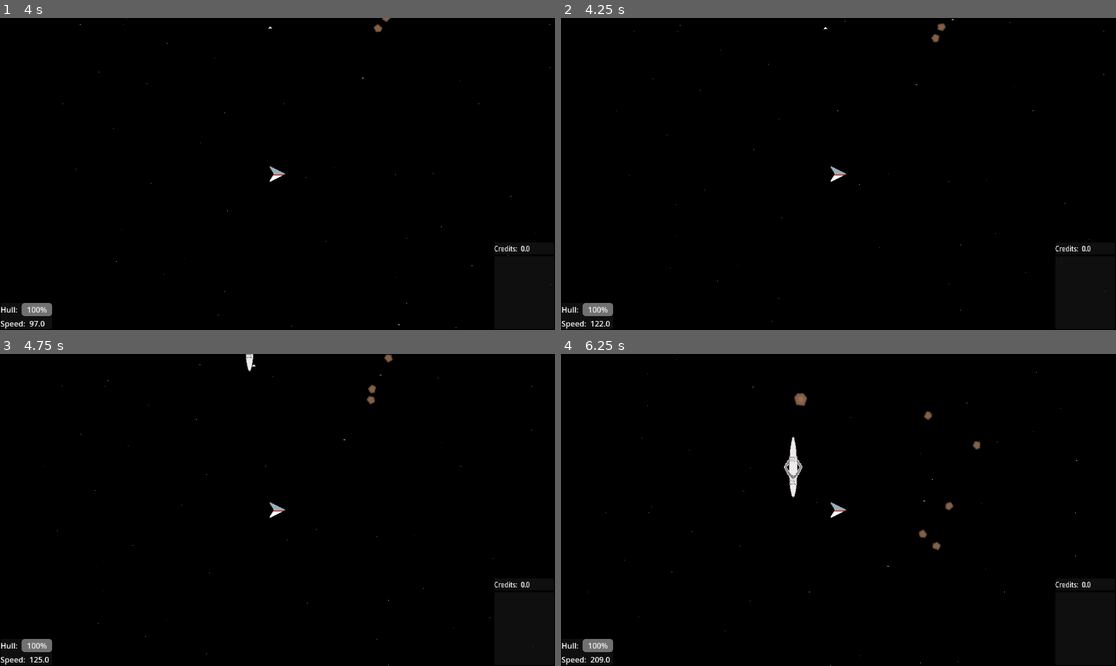
Above: before the commit, frames 1-4 (two rows, left to right).
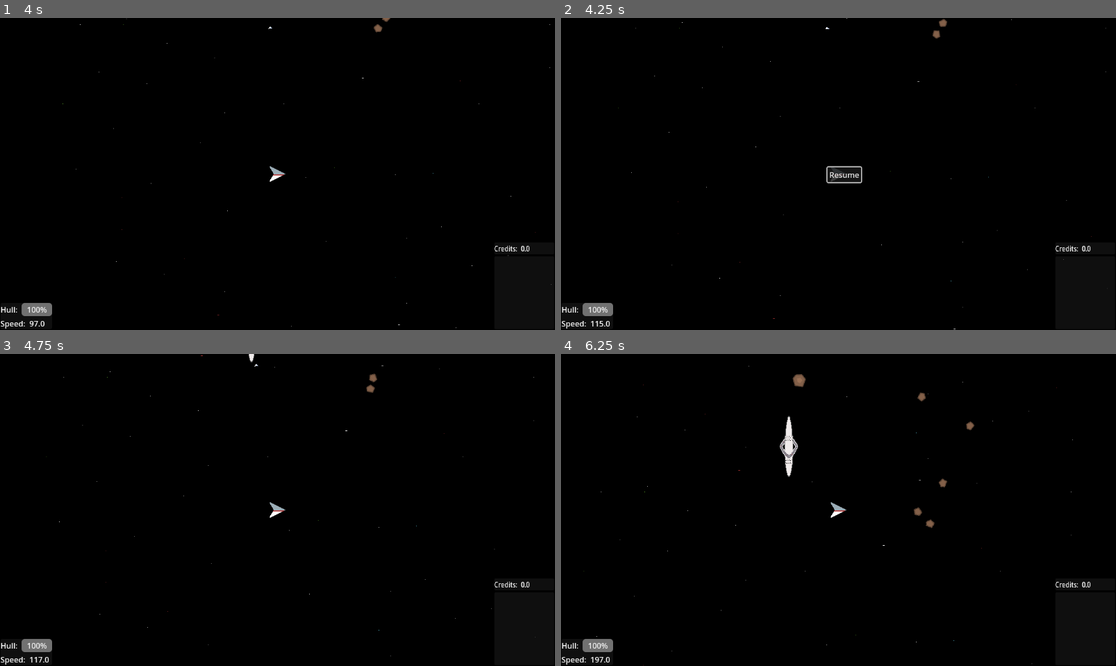
Above: after the commit, the same moments.

Repository: BenjaminRogers/Drone-Tender
Game: Godot game, scene res://Levels/world_1.tscn
Same seed, same stepped clock (60 frames per second), same inputs: the game is played once before the commit and once after it.
Inputs (mouse positions are in pixels of both pictures, inside the frame that each line leads up to):
- Up to frame 1 (4 s): hold E (lateral_right) 0.53-1.28 s; hold X (Stop) 0.53-1.28 s; hold S (backwards) 1.28-2.03 s; tap Space (shoot) at 1.35, 2.85 s; hold E (lateral_right) 2.03-2.78 s; hold X (Stop) 2.03-2.78 s; hold W (forward) 2.78-3.53 s; hold Q (lateral_left) from 3.53 s (still down); hold X (Stop) from 3.53 s (still down)
- Up to frame 2 (4.25 s): keep holding Q (lateral_left); keep holding X (Stop); tap Escape (pause, bound only after the commit) at 4.15 s
- Up to frame 3 (4.75 s): release Q (lateral_left) at 4.25 s; release X (Stop) at 4.25 s; click (283, 510) at 4.25 s, where only the run after the commit has a clickable "Resume"
- Up to frame 4 (6.25 s): hold Q (lateral_left) 5.03-5.78 s; tap Space (shoot) at 5.1 s; hold S (backwards) from 5.78 s (still down); hold X (Stop) from 5.78 s (still down)

Frame 1 is identical in both runs. In frame 2, 0.3% of the frame differs, in the area x 6-99%, y 0-100%; in frame 3, 0.2%; in frame 4, 1.0%, in the area x 4-93%, y 1-100%.

Commit message:
Implemented pause button
Also added a few sound effects

Diff:
--- /dev/null
+++ b/spaceminer/Ships/pause_menu.gd
@@ -0,0 +1,13 @@
+extends Control
+
+
+# Called when the node enters the scene tree for the first time.
+func unpause() -> void:
+	get_tree().paused = false
+	hide()
+func paused() -> void:
+	show()
+	%ResumeButton.grab_focus()
+func _input(event: InputEvent) -> void:
+	if event.is_action_pressed("pause"):
+		unpause()
--- a/spaceminer/Ships/ship.gd
+++ b/spaceminer/Ships/ship.gd
@@ -18,23 +18,27 @@
 var collision_damage: float = .05
 func repair(cost: float) -> void:
 	var repairs_needed = max_health - current_health
-	var total_cost = repairs_needed * cost
+	var total_cost = snappedf(repairs_needed * cost, .01)
 	if total_cost < credits:
 		credits -= total_cost
 		FloatingText.display_text(str("Repair cost: ", total_cost), global_position, "RED")
 		current_health = max_health
 		update_credits()
 		%HealthBar.value = current_health
+	elif credits < cost:
+		FloatingText.display_text(str("Insufficient funds!"), global_position, "RED")
 	else:
 		var partial_repair = snappedf((credits / cost), .01)
 		var leftover_credits = snappedf((fmod(credits, cost)), .01)
-		FloatingText.display_text(str("Repair cost: ", credits - leftover_credits), global_position, "RED")
+		var repair_cost = snappedf((credits - leftover_credits), .01)
+		FloatingText.display_text(str("Repair cost: ", repair_cost), global_position, "RED")
 		current_health += partial_repair
 		credits = snappedf(leftover_credits, .01)
 		update_credits()
 		%HealthBar.value = current_health
 func take_collision_damage() -> void:
 	if actual_speed > collision_leeway:
+		%CollisionSound.play()
 		var collision_speed = actual_speed - collision_leeway
 		FloatingText.display_text((collision_speed * collision_damage), global_position, "RED")
 		current_health -= collision_speed * collision_damage
@@ -57,12 +61,14 @@
 		resource_node.queue_free()
 		FloatingText.display_text(str(resource_node.resource_type, " ", resource_node.amount), global_position)
 		%InventoryUI.update_ui(inventory)
+		%ResourceCollectionSound.play()
 	elif not inventory.has(resource_node.resource_type):
 		inventory.set(resource_node.resource_type, additional_value)
 		current_weight += resource_node.amount
 		resource_node.queue_free()
+		FloatingText.display_text(str(resource_node.resource_type, " ", resource_node.amount), global_position)
 		%InventoryUI.update_ui(inventory)
-		FloatingText.display_text(str(resource_node.resource_type, " ", resource_node.amount), global_position)
+		%ResourceCollectionSound.play()
 func fire_projectile(projectile: Resource) -> void:
 	var projectile_instance = projectile.instantiate()
 	%AimOrigin.add_child(projectile_instance)
@@ -92,6 +98,9 @@
 	%Spedometer.text = str(actual_speed)
 	#
 	move_and_slide()
+func pause() -> void:
+	get_tree().paused = true
+	%PauseMenu.paused()
 func _ready() -> void:
 	%HealthBar.value = current_health
 	%HealthBar.max_value = max_health
@@ -101,3 +110,5 @@
 			fire_projectile(projectile_scene)
 	if event.is_action_pressed("debug"):
 		print(inventory)#FloatingText.display_text("Inventory full!", global_position)
+	if event.is_action_pressed("pause"):
+		pause()
--- a/spaceminer/Ships/ship_1.tscn
+++ b/spaceminer/Ships/ship_1.tscn
@@ -1,10 +1,13 @@
-[gd_scene load_steps=7 format=3 uid="uid://bel4yswwdqdmk"]
+[gd_scene load_steps=10 format=3 uid="uid://bel4yswwdqdmk"]
 
 [ext_resource type="Script" uid="uid://dlnbf0u4v7t0w" path="res://Ships/ship.gd" id="1_386x3"]
 [ext_resource type="Texture2D" uid="uid://c2sf77v7jdvqj" path="res://Ships/Sprites/Ship1Sprite.png" id="2_3j2h8"]
 [ext_resource type="Script" uid="uid://dubknthuk1s2s" path="res://Ships/inventory_ui.gd" id="3_oqpsa"]
+[ext_resource type="Script" uid="uid://bxfrei3wy4pyx" path="res://Ships/pause_menu.gd" id="4_cbbn5"]
 [ext_resource type="AudioStream" uid="uid://cfk0lcsn4r3l2" path="res://Ships/Sounds/laserShoot.wav" id="4_jdu3k"]
 [ext_resource type="AudioStream" uid="uid://bkvnvc1aey552" path="res://Ships/Sounds/laserConnect.wav" id="4_p2guy"]
+[ext_resource type="AudioStream" uid="uid://8754tfwdt2db" path="res://Ships/Sounds/Collision.wav" id="7_lm01v"]
+[ext_resource type="AudioStream" uid="uid://mjs8lbkgghsx" path="res://Ships/Sounds/pickupResource.wav" id="8_fhuo7"]
 
 [sub_resource type="CircleShape2D" id="CircleShape2D_3j2h8"]
 
@@ -109,6 +112,35 @@
 layout_mode = 2
 text = "0.0"
 
+[node name="PauseMenu" type="Control" parent="HUDLayer"]
+unique_name_in_owner = true
+process_mode = 3
+visible = false
+layout_mode = 3
+anchors_preset = 0
+offset_left = 553.0
+offset_top = 306.0
+offset_right = 593.0
+offset_bottom = 346.0
+script = ExtResource("4_cbbn5")
+
+[node name="PanelContainer" type="PanelContainer" parent="HUDLayer/PauseMenu"]
+layout_mode = 0
+offset_right = 40.0
+offset_bottom = 40.0
+
+[node name="MarginContainer" type="MarginContainer" parent="HUDLayer/PauseMenu/PanelContainer"]
+layout_mode = 2
+
+[node name="VBoxContainer" type="VBoxContainer" parent="HUDLayer/PauseMenu/PanelContainer/MarginContainer"]
+layout_mode = 2
+alignment = 1
+
+[node name="ResumeButton" type="Button" parent="HUDLayer/PauseMenu/PanelContainer/MarginContainer/VBoxContainer"]
+unique_name_in_owner = true
+layout_mode = 2
+text = "Resume"
+
 [node name="FiredSound" type="AudioStreamPlayer2D" parent="."]
 unique_name_in_owner = true
 stream = ExtResource("4_jdu3k")
@@ -117,4 +149,13 @@
 unique_name_in_owner = true
 stream = ExtResource("4_p2guy")
 
+[node name="CollisionSound" type="AudioStreamPlayer2D" parent="."]
+unique_name_in_owner = true
+stream = ExtResource("7_lm01v")
+
+[node name="ResourceCollectionSound" type="AudioStreamPlayer2D" parent="."]
+unique_name_in_owner = true
+stream = ExtResource("8_fhuo7")
+
 [connection signal="body_entered" from="CollectionArea" to="." method="add_to_inventory"]
+[connection signal="pressed" from="HUDLayer/PauseMenu/PanelContainer/MarginContainer/VBoxContainer/ResumeButton" to="HUDLayer/PauseMenu" method="unpause"]
--- a/spaceminer/project.godot
+++ b/spaceminer/project.godot
@@ -22,6 +22,14 @@
 
 [input]
 
+ui_accept={
+"deadzone": 0.5,
+"events": [Object(InputEventKey,"resource_local_to_scene":false,"resource_name":"","device":0,"window_id":0,"alt_pressed":false,"shift_pressed":false,"ctrl_pressed":false,"meta_pressed":false,"pressed":false,"keycode":4194309,"physical_keycode":0,"key_label":0,"unicode":0,"location":0,"echo":false,"script":null)
+, Object(InputEventKey,"resource_local_to_scene":false,"resource_name":"","device":0,"window_id":0,"alt_pressed":false,"shift_pressed":false,"ctrl_pressed":false,"meta_pressed":false,"pressed":false,"keycode":4194310,"physical_keycode":0,"key_label":0,"unicode":0,"location":0,"echo":false,"script":null)
+, Object(InputEventKey,"resource_local_to_scene":false,"resource_name":"","device":0,"window_id":0,"alt_pressed":false,"shift_pressed":false,"ctrl_pressed":false,"meta_pressed":false,"pressed":false,"keycode":32,"physical_keycode":0,"key_label":0,"unicode":32,"location":0,"echo":false,"script":null)
+, Object(InputEventJoypadButton,"resource_local_to_scene":false,"resource_name":"","device":-1,"button_index":0,"pressure":0.0,"pressed":true,"script":null)
+]
+}
 rotate_left={
 "deadzone": 0.2,
 "events": [Object(InputEventKey,"resource_local_to_scene":false,"resource_name":"","device":-1,"window_id":0,"alt_press …(191 unchanged characters)…
@@ -75,6 +83,12 @@
 "events": [Object(InputEventJoypadButton,"resource_local_to_scene":false,"resource_name":"","device":-1,"button_index":4,"pressure":0.0,"pressed":true,"script":null)
 ]
 }
+pause={
+"deadzone": 0.2,
+"events": [Object(InputEventKey,"resource_local_to_scene":false,"resource_name":"","device":-1,"window_id":0,"alt_pressed":false,"shift_pressed":false,"ctrl_pressed":false,"meta_pressed":false,"pressed":false,"keycode":0,"physical_keycode":4194305,"key_label":0,"unicode":0,"location":0,"echo":false,"script":null)
+, Object(InputEventJoypadButton,"resource_local_to_scene":false,"resource_name":"","device":-1,"button_index":6,"pressure":0.0,"pressed":true,"script":null)
+]
+}
 
 [layer_names]
 
Not shown, added: spaceminer/Ships/Sounds/Collision.wav.import
Not shown, added: spaceminer/Ships/Sounds/pickupResource.wav.import
Not shown, added: spaceminer/Ships/pause_menu.gd.uid
Not shown, added: spaceminer/Ships/Sounds/Collision.wav
Not shown, added: spaceminer/Ships/Sounds/pickupResource.wav
